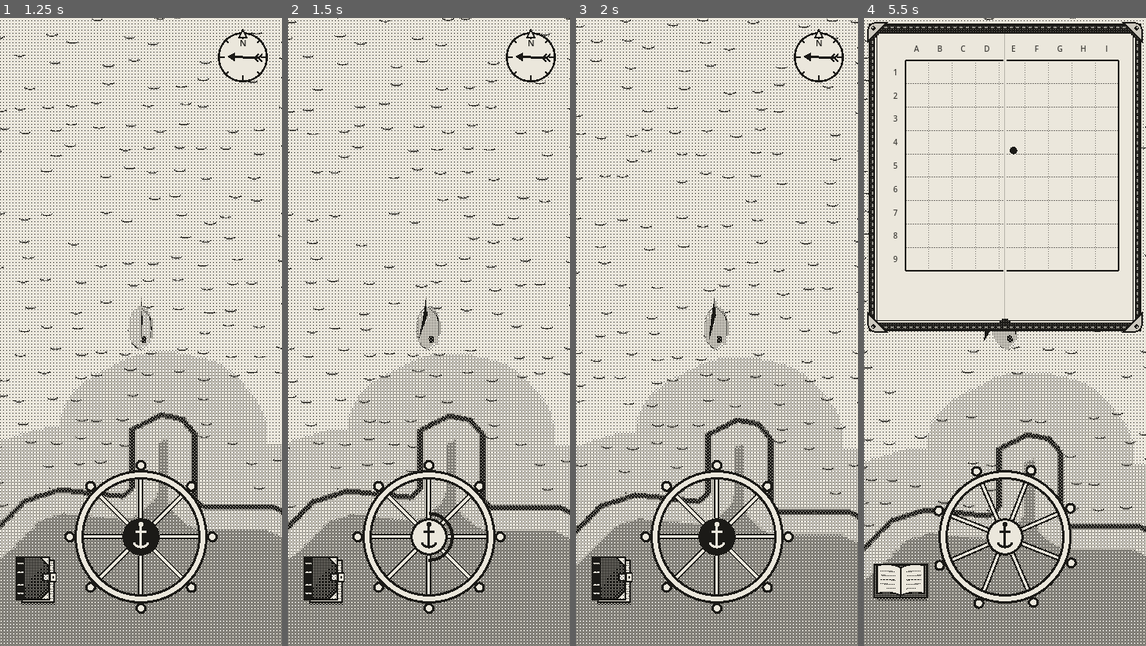
Above: before the commit, frames 1-4 (left to right).
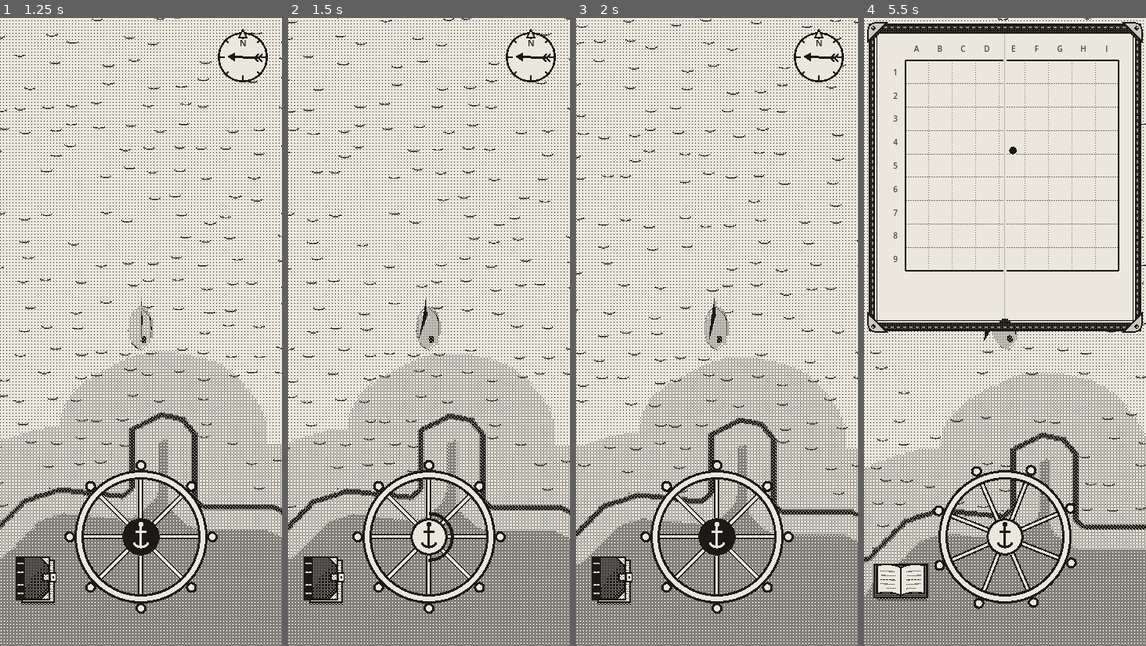
Above: after the commit, the same moments.

Repository: EnricoLabarile/Sail
Game: Godot game, scene res://Assets/Scenes/Overworld.tscn
Two runs of this game, one before a commit and one after it. Both use one fixed random seed, a clock stepped at 60 frames per second and the inputs below.
Inputs (mouse positions are in pixels of both pictures, inside the frame that each line leads up to):
- Up to frame 1 (1.25 s): click "Set sail" at 0.5 s
- Up to frame 2 (1.5 s): tap Enter (ui_accept) at 1.25 s; drag from (429, 539) to (457, 193) at 1.27 s
- Up to frame 3 (2 s): no input
- Up to frame 4 (5.5 s): drag from (900, 583) to (990, 457) at 2.02 s; move the mouse to (1033, 193) at 2.77 s; hold Right (ui_right) 2.78-3.5 s; drag from (990, 457) to (920, 237) at 3.52 s; move the mouse to (1089, 426) at 4.27 s; hold Left (ui_left) 4.28-5 s; tap Enter (ui_accept) at 4.52 s; drag from (920, 237) to (962, 175) at 5.02 s

Frame 1 is identical in both runs. In frame 2, 0.3% of the frame differs, in the area x 0-100%, y 0-87%; in frame 3, 1.6%; in frame 4, 2.0%, in the area x 0-100%, y 0-92%.

Commit message:
The current from the prototype: carries her downwind at 1.8 m/s, eased in, none at anchor
Co-Authored-By: Claude Opus 5.5 <noreply@anthropic.com>
Claude-Session: https://claude.ai/code/session_0154zeqDuhZHz7ZXLE21BuMs

Diff:
--- a/Assets/Boat/boat.gd
+++ b/Assets/Boat/boat.gd
@@ -17,6 +17,11 @@
 @export var shallows_width := 6.0   # metres from the land that count as shallows (the grey band on the map)
 @export var shallows_sail := 0.3    # what the sail gives there, as a share of the usual (0.3 = 30%)
 
+# The current (the HTML prototype's CURRENT_DRIFT): the wind sets the water moving, and the water carries her
+# downwind whatever the sail does, so she must steer to make up for it. None at anchor (the anchor holds her).
+@export var current_speed := 1.8    # m/s the current carries her downwind (18 px/s in the prototype)
+@export var current_ease := 0.8     # how quickly it takes hold after weighing anchor (and lets go when it's dropped)
+
 # Bumping into the shore (the HTML prototype's impact()): she bounces back off it.
 @export var bounce_kick := 2.0      # m/s of push away from the shore on any bump…
 @export var bounce_extra := 0.9     # …plus this much of the speed she hit it with
@@ -33,6 +38,8 @@
 var anchored := true   # she starts at anchor: hold the wheel's hub (or press Space) to weigh it
 var belly := 0.0       # how full the sail is: -1 full to port (left), 0 flat, +1 full to starboard (right)
 var knock := Vector3.ZERO   # the push of a bump (m/s, a direction on the sea): added to her motion, fades away
+var drift := Vector3.ZERO   # the current's push (m/s, downwind): added to her motion
+var drift_amount := 0.0     # 0..1: how much the current has her (eases in and out, see current_ease)
 var bump_wait := 0.0        # seconds left before another bump can count
 
 # The parts the code moves. find_child("Name") looks for a node with that name anywhere inside the boat
@@ -88,6 +95,7 @@
 	var way := clampf(speed / top_speed * 1.5, 0.0, 1.0)
 	if not anchored:
 		rotate_y(-rudder * turn_rate * maxf(way, 0.25) * dt)
+	update_current(dt, wind_from)
 	move_and_bounce(dt)
 
 	# the look: heel away from the wind, the boom out to leeward, a gentle bob
@@ -128,7 +136,8 @@
 	knock *= exp(-bounce_fade * dt)                      # the push of the last bump dies away
 
 	var fwd := -global_transform.basis.z
-	var velocity := fwd * speed + knock                  # how she's moving now, in m/s
+	var own_way := fwd * speed                           # her own way, from the sail
+	var velocity := own_way + knock + drift              # how she's moving now, in m/s (her way + a bump's push + the current)
 	var next := global_position + velocity * dt          # where she would be
 	var next_bow := next + fwd * bow_reach               # where her bow would be
 
@@ -147,11 +156,22 @@
 	if out == Vector3.ZERO:
 		speed = 0.0                                      # land all round that point: never go there
 		return
-	var into := -velocity.dot(out)                       # how fast she's going INTO the shore (m/s)
-	if into <= 0.0:
-		global_position = next                           # moving away from it (e.g. the push): let her go
+	if velocity.dot(out) >= 0.0:
+		global_position = next                           # all in all moving away from it (e.g. the push): let her go
 		return
-	bump(out, into)                                      # moving into it: a bump, and she stays put this frame
+	# Moving into the shore: she stays put this frame. It's a bump only if her OWN way takes her into it
+	# (as in the prototype); if it's just the current pressing her against the shore, she simply stays there.
+	var into := -own_way.dot(out)                        # how fast her own way goes INTO the shore (m/s)
+	if into > 0.0:
+		bump(out, into)
+
+
+## The current: downwind (the opposite of where the wind comes from), at current_speed.
+## It eases in after the anchor is weighed and eases out when it's dropped (drift_amount 0..1).
+func update_current(dt: float, wind_from: Vector3) -> void:
+	var target := 0.0 if anchored else 1.0
+	drift_amount += (target - drift_amount) * minf(1.0, dt * current_ease)
+	drift = -wind_from * current_speed * drift_amount
 
 
 ## A bump against the shore: `out` is the way to the open sea, `into` how fast she hit (m/s).
Not shown, changed: CLAUDE.md
